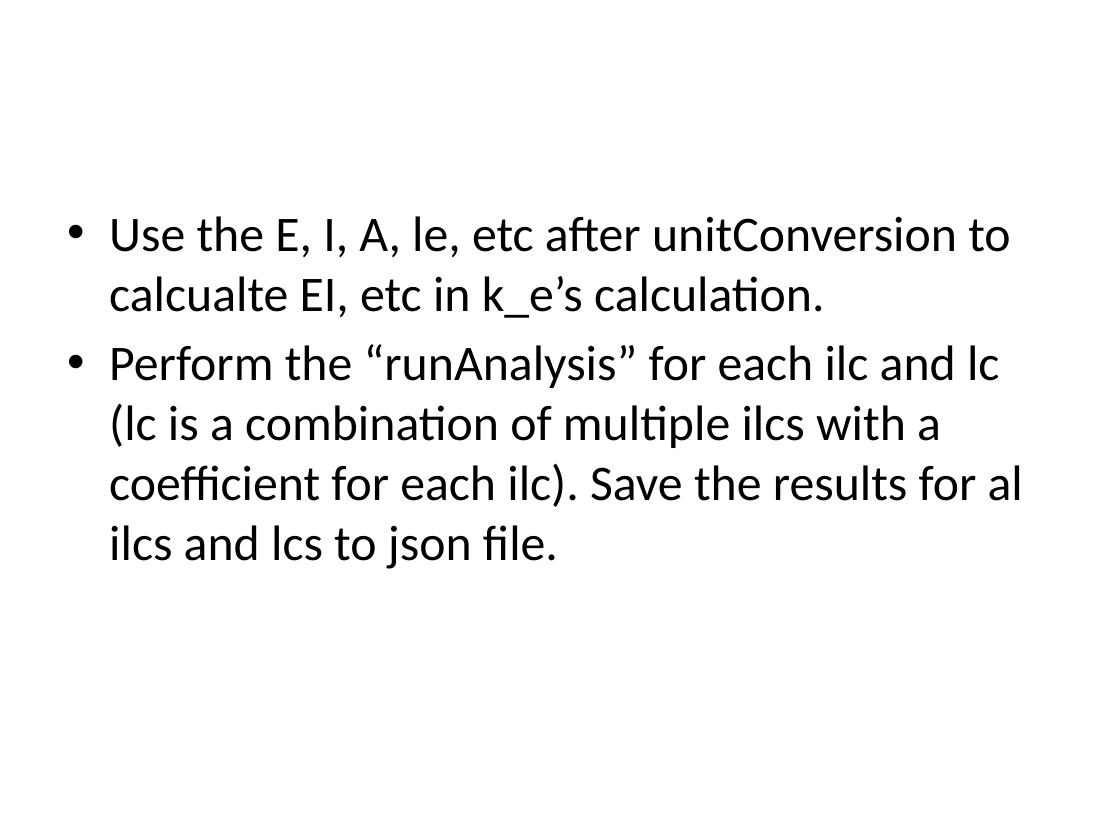
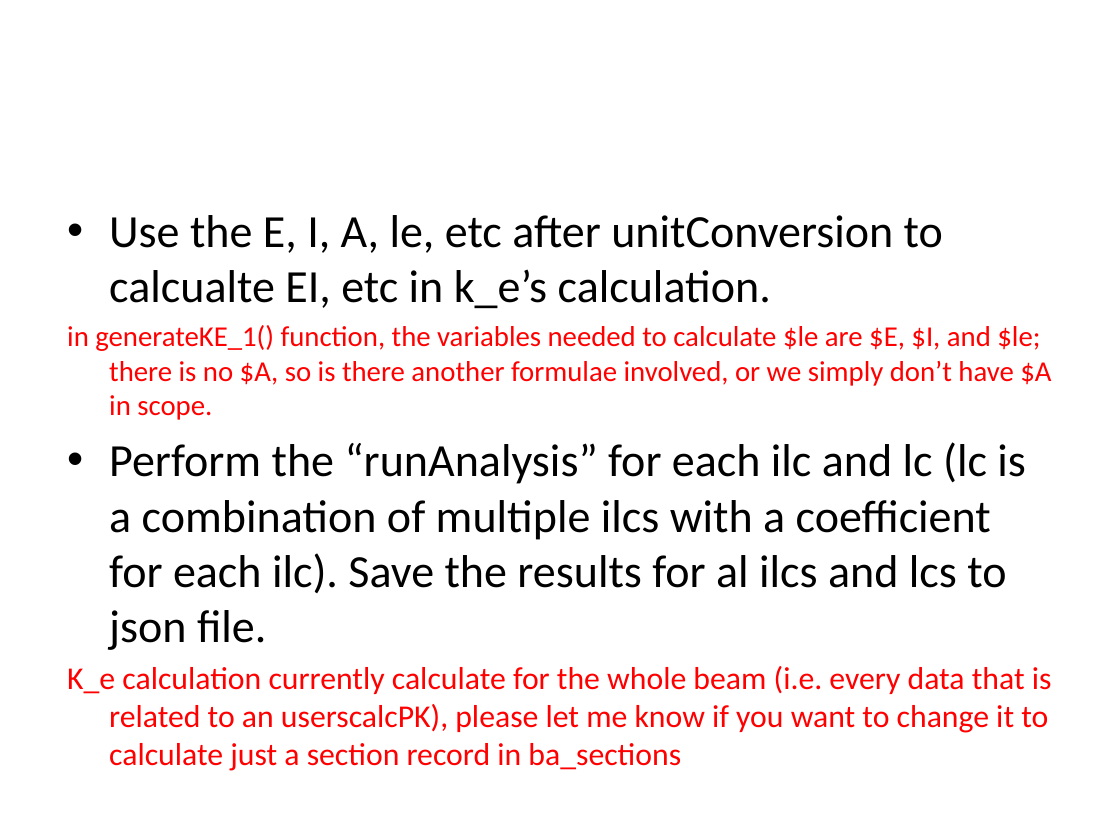
Before and after one commit to lightbringer1991/Projects, a slide deck: slide 6 of PHP_Process_Data_From_MySQL/beam_analysis/requirements_25022016/spec.pptx. Drawn at 1120x840 pixels with LibreOffice and Linux fonts; fonts in the diff are those of the drawing. Boxes give left, top, right and bottom in pixels: in the first picture for what was removed or moved away, otherwise in the second. Text is boxed around its words. In the diff, an @@ line names an element or a change of style, - is before the commit and + after.

```diff
--- a/PHP_Process_Data_From_MySQL/beam_analysis/requirements_25022016/spec.pptx
+++ b/PHP_Process_Data_From_MySQL/beam_analysis/requirements_25022016/spec.pptx
@@ text at (109, 215, 1026, 650): size 32 to 29.6 pt in "Use the E, I, A, le, etc ...", "Perform the “runAnalysis” for each ilc and ..." @@
@@ text at (67, 325, 1051, 420): paragraph added @@
+in generateKE_1() function, the variables needed to calculate $le are $E, $I, and $le; there is no $A, so is there another formulae involved, or we simply don’t have $A in scope.
@@ text at (67, 666, 1052, 766): paragraph added @@
+K_e calculation currently calculate for the whole beam (i.e. every data that is related to an userscalcPK), please let me know if you want to change it to calculate just a section record in ba_sections
```
Also in this commit, not shown: 6 other slides changed, 12 other files.
